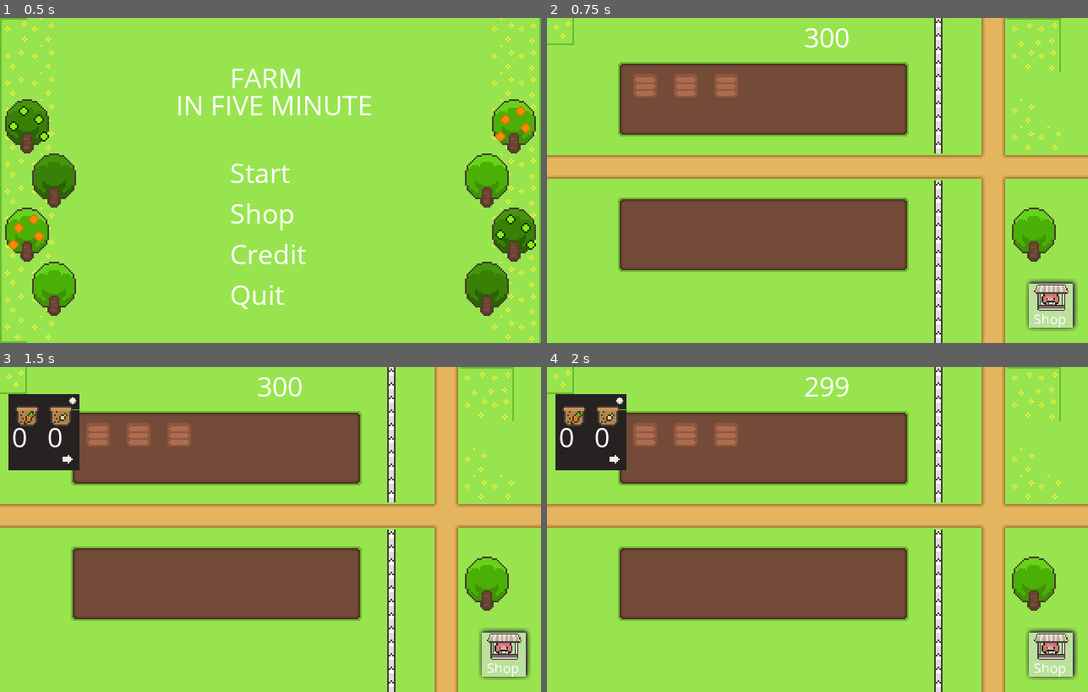
Above: before the commit, frames 1-4 (two rows, left to right).
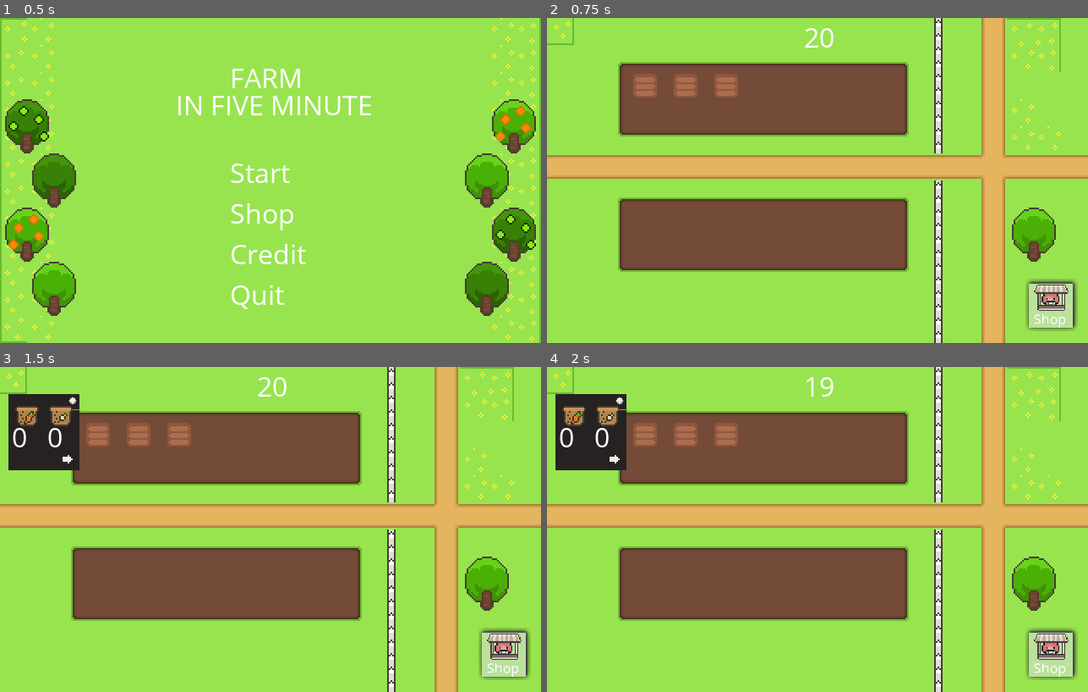
Above: after the commit, the same moments.

Repository: IPEACHI/Farm-in-Five-minute
Game: Godot game, scene res://Scene/Menu.tscn
Same seed, same stepped clock (60 frames per second), same inputs: the game is played once before the commit and once after it.
Inputs (mouse positions are in pixels of both pictures, inside the frame that each line leads up to):
- Up to frame 1 (0.5 s): no input
- Up to frame 2 (0.75 s): click (822, 170) at 0.5 s
- Up to frame 3 (1.5 s): click (97, 435) at 1.27 s
- Up to frame 4 (2 s): no input

Frame 1 is identical in both runs. In frame 2, 0.1% of the frame differs, in the area x 47-56%, y 3-10%; in frame 3, 0.1%; in frame 4, 0.2%.

Commit message:
Save_game

Diff:
--- a/code/Conclusion.gd
+++ b/code/Conclusion.gd
@@ -18,4 +18,5 @@
 
 
 func _on_Button_pressed():
+	Global.save_game()
 	get_tree().change_scene("res://Scene/Menu.tscn")
--- a/code/Farmland.gd
+++ b/code/Farmland.gd
@@ -1,7 +1,7 @@
 extends Node2D
 
 onready var timer = get_node("Timer")
-var display = 300
+var display = 20
 
 
 func _ready():
@@ -14,6 +14,7 @@
 	Global.corn = 0
 	Global.coin = 3
 	Global.score = 0
+	Global.load_game()
 
 
 
--- a/code/Menu.gd
+++ b/code/Menu.gd
@@ -1,4 +1,8 @@
 extends Node2D
+
+func _ready():
+	Global.load_game()
+
 
 
 
@@ -19,4 +23,5 @@
 
 
 func _on_Quitbut_pressed():
+	Global.save_game()
 	get_tree().quit()
--- a/code/global.gd
+++ b/code/global.gd
@@ -18,5 +18,26 @@
 var score = 0
 var point = 0
 
+var farmlevel = 1
 
-var farmlevel = 1
+
+
+func save_game():
+	var save_file=File.new()
+	save_file.open("user://save_game.save", File.WRITE)
+	var data={
+		"point":point,
+		"farmlevel":farmlevel
+	}
+	save_file.store_var(data)
+	save_file.close()
+
+func load_game():
+	var save_file=File.new()
+	if !save_file.file_exists("user://save_game.save"):
+		return
+	save_file.open("user://save_game.save", File.READ)
+	var data=save_file.get_var()
+	point=data["point"]
+	farmlevel=data["farmlevel"]
+	save_file.close()
--- a/code/growzone.gd
+++ b/code/growzone.gd
@@ -1,4 +1,5 @@
 extends StaticBody2D
+
 
 
 var plantgrowing = false
--- a/code/upgrade.gd
+++ b/code/upgrade.gd
@@ -1,8 +1,11 @@
 extends Node2D
 
+
 func _ready():
+
 	Global.point += Global.score
 	Global.score = 0
+
 
 
 func _physics_process(delta):
@@ -21,4 +24,5 @@
 
 
 func _on_Button2_pressed():
+	Global.save_game()
 	get_tree().change_scene("res://Scene/Menu.tscn")
